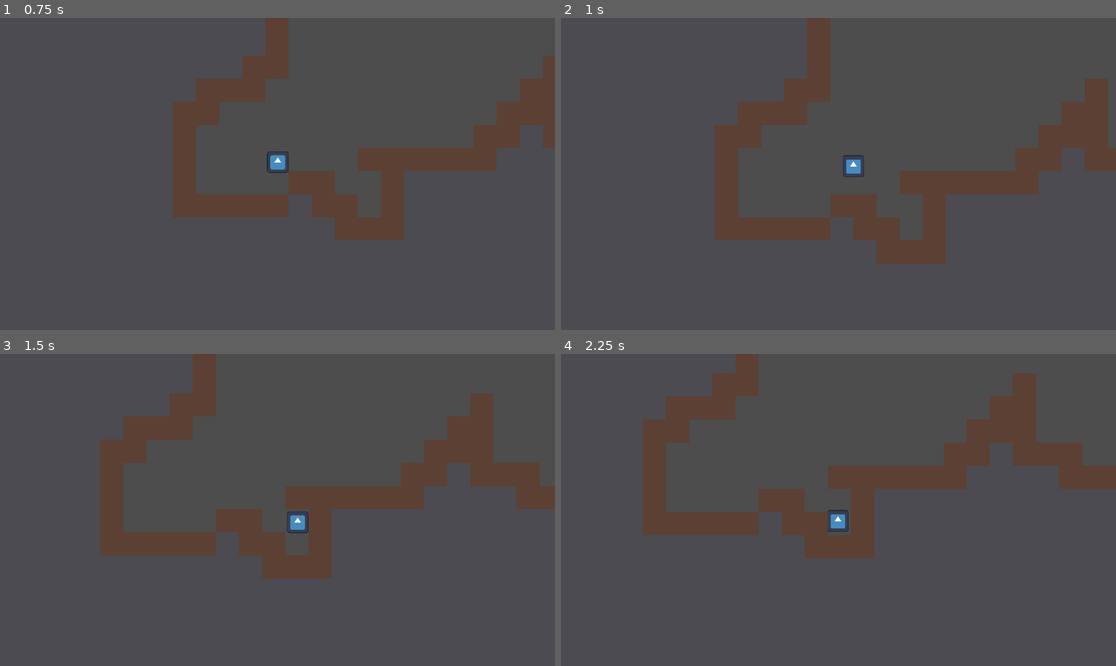
Above: before the commit, frames 1-4 (two rows, left to right).
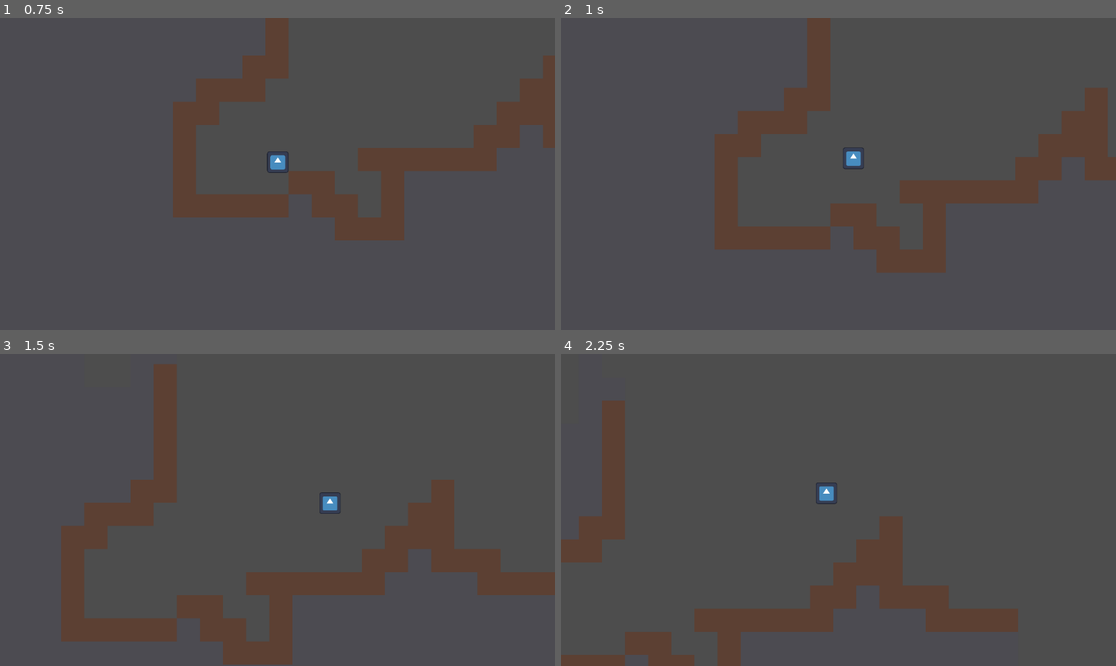
Above: after the commit, the same moments.

Repository: katyperrier/daydream-rgv-hour1
Game: Godot game, scene res://main.tscn
The game is run twice, just before and just after one commit, with the same random seed, the same clock (stepped at 60 frames per second) and the same inputs. The engine's default icon, where the game draws it, is replaced by a stand-in: a white triangle on a blue panel in a dark square.
Inputs:
- Up to frame 1 (0.75 s): hold D (right) from 0.53 s (still down); tap Space (jump) at 0.6 s
- Up to frame 2 (1 s): keep holding D (right); tap Space (jump) at 0.77 s
- Up to frame 3 (1.5 s): keep holding D (right); tap Space (jump) at 1.07 s; tap Shift (sprint) at 1.35 s
- Up to frame 4 (2.25 s): tap Space (jump) at 1.52, 1.55, 1.82, 2.1 s; release D (right) at 2.03 s; hold A (left) from 2.03 s (still down)

Frame 1 is identical in both runs. In frame 2, 5.2% of the frame differs, in the area x 27-100%, y 19-82%; in frame 3, 26%, in the area x 11-100%, y 0-100%; in frame 4, 24%.

Commit message:
double jump

Diff:
--- a/player.gd
+++ b/player.gd
@@ -1,8 +1,11 @@
 extends CharacterBody2D
 
 
+const JUMP_VELOCITY = -400.0
+const MAX_JUMPS = 2
+
+var jump_count = 0
 var SPEED = 300.0
-const JUMP_VELOCITY = -400.0
 var sprint_factor = 1.0
 var dashspeed = 4.0
 var is_dashing = false
@@ -13,8 +16,12 @@
 		velocity += get_gravity() * delta
 
 	# Handle jump.
-	if Input.is_action_just_pressed("jump") and is_on_floor():
+	if Input.is_action_just_pressed("jump") and jump_count < MAX_JUMPS:
 		velocity.y = JUMP_VELOCITY
+		jump_count += 1
+
+	if is_on_floor():
+		jump_count = 0
 
 	#Handle the sprint
 
